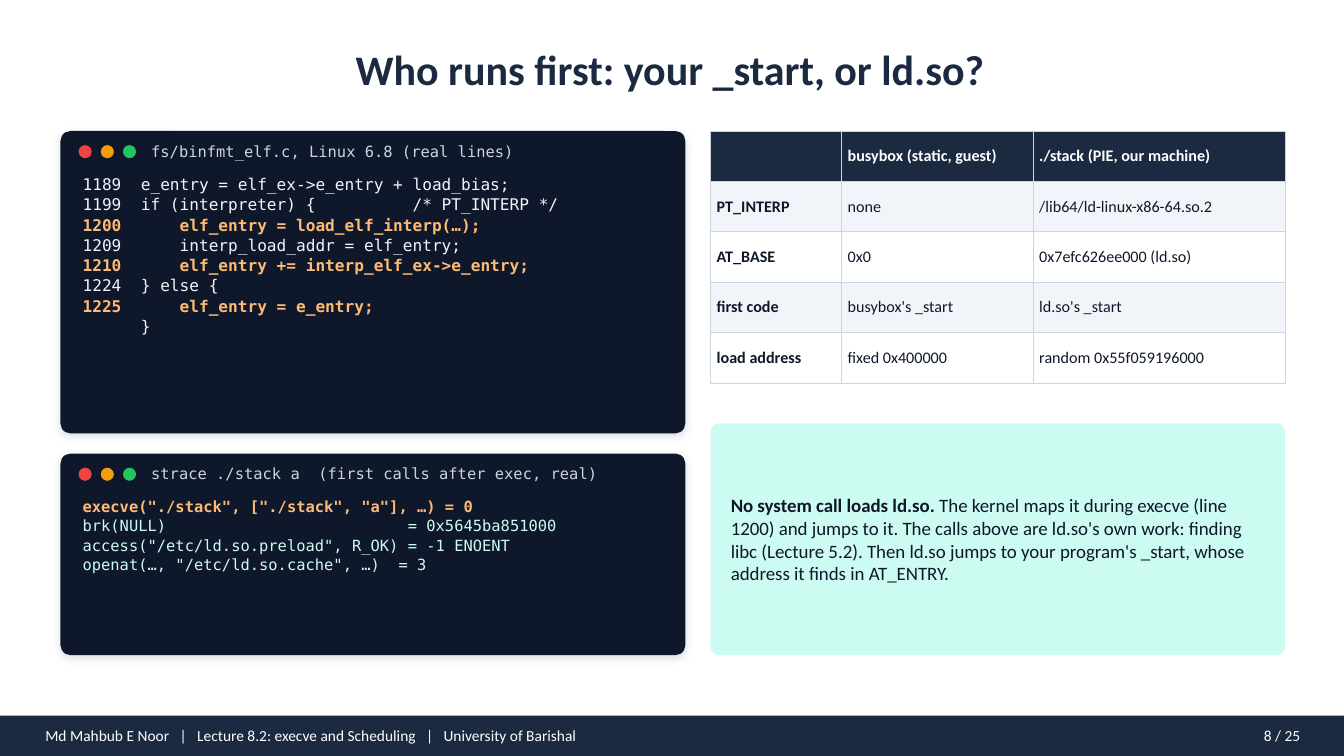
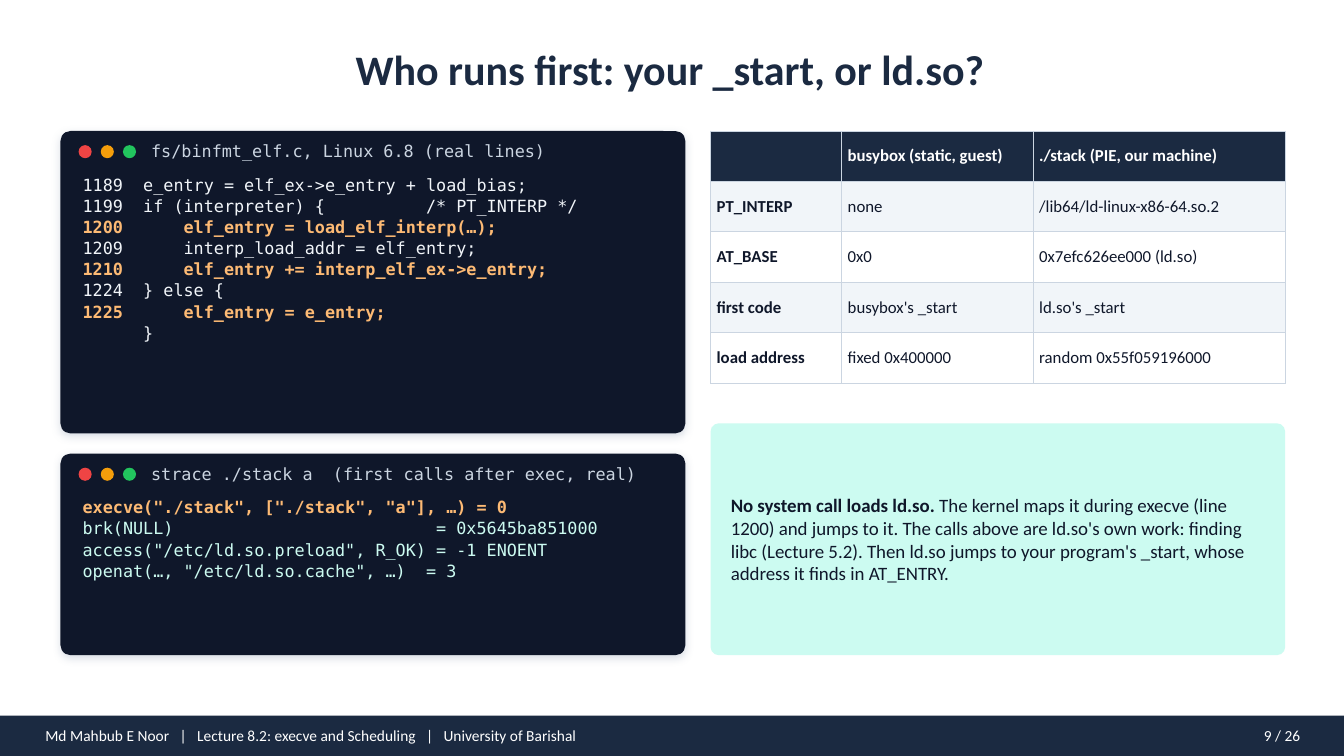
Before and after one commit to mahbubnoor/Introduction-to-system-programming, a slide deck: slide 9 of decks/lecture_08.2.pptx (slide 8 before the commit). Drawn at 1344x756 pixels with LibreOffice and Linux fonts; fonts in the diff are those of the drawing. Boxes give left, top, right and bottom in pixels: in the first picture for what was removed or moved away, otherwise in the second. Text is boxed around its words. In the diff, an @@ line names an element or a change of style, - is before the commit and + after.

```diff
--- a/decks/lecture_08.2.pptx
+++ b/decks/lecture_08.2.pptx
@@ table at (711,131,1286,367) @@
@@ size 11.5 to 12 pt @@
@@ text "1189 e_entry = elf_ex->e_entry + ..." at (83,178,547,322): size 11.5 to 12 pt @@
@@ size 11 to 12 pt in 3 elements at (151,144,545,161), (151,467,636,483), (83,500,597,581) @@
@@ text at (1264,730,1301,741): text changed @@
-8 / 25
+9 / 26
```
Also in this commit, not shown: 24 other slides changed, 1 slide added, 25 other files.
